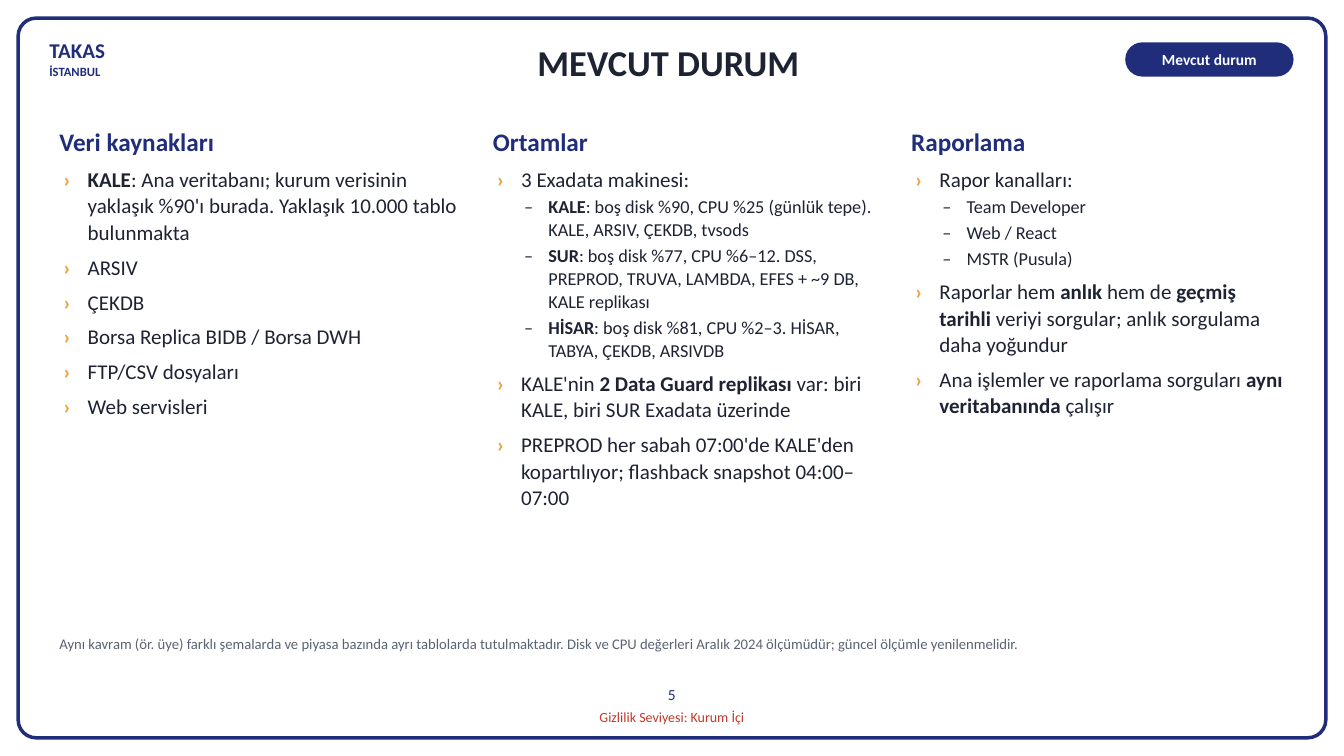
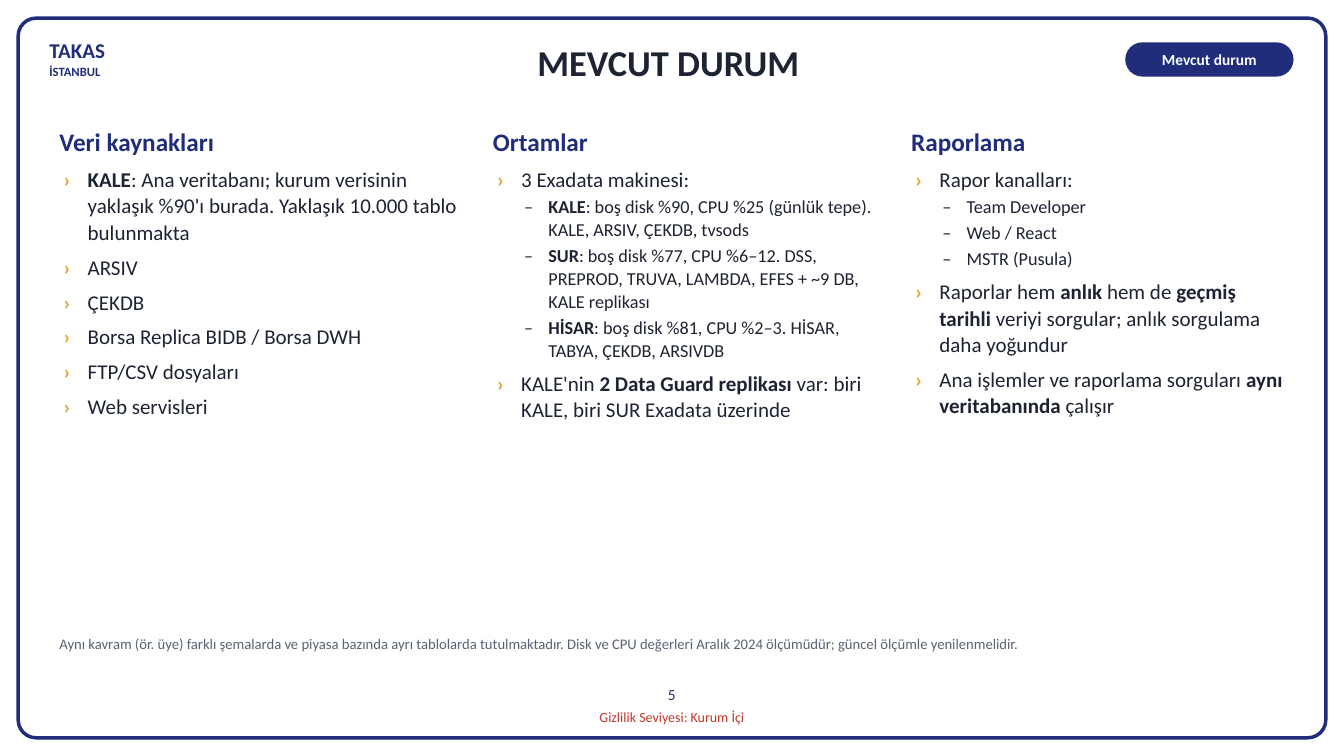
Before and after one commit to hanifidemirel0/Cursor-Projects, a slide deck: slide 5 of outputs/dwh-sunum-kasim-2026/5 - DWHSunum_Kasim2026.pptx. Drawn at 1344x756 pixels with LibreOffice and Linux fonts; fonts in the diff are those of the drawing. Boxes give left, top, right and bottom in pixels: in the first picture for what was removed or moved away, otherwise in the second. Text is boxed around its words. In the diff, an @@ line names an element or a change of style, - is before the commit and + after.

```diff
--- a/outputs/dwh-sunum-kasim-2026/5 - DWHSunum_Kasim2026.pptx
+++ b/outputs/dwh-sunum-kasim-2026/5 - DWHSunum_Kasim2026.pptx
@@ text at (521, 437, 855, 505): paragraph removed @@
-› PREPROD her sabah 07:00'de KALE'den kopartılıyor; flashback snapshot 04:00–07:00
```
Also in this commit, not shown: 2 other files.
